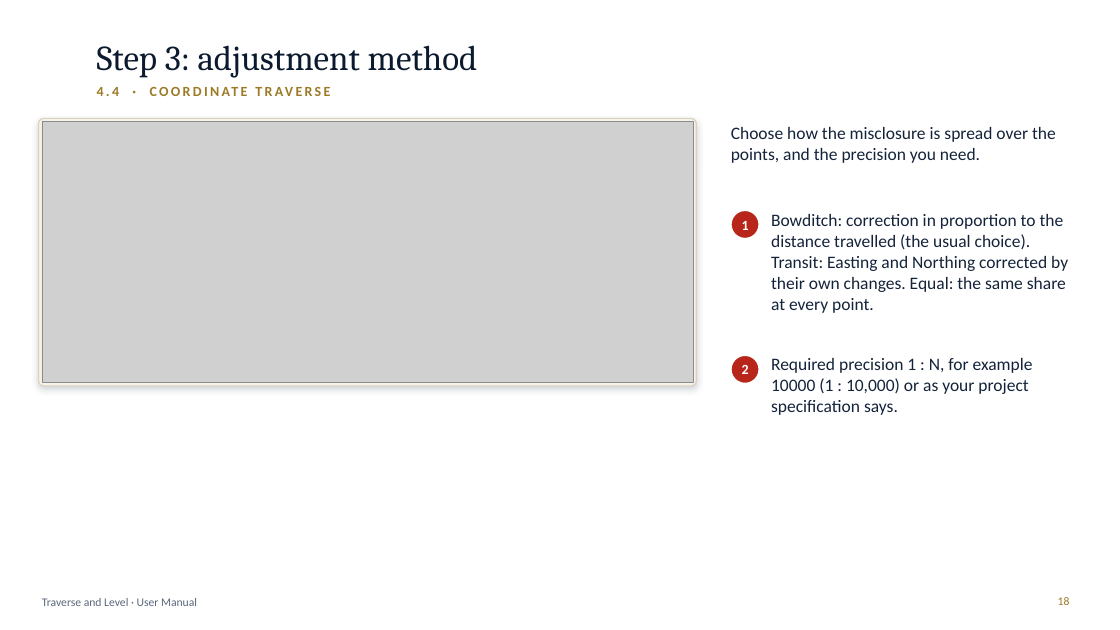
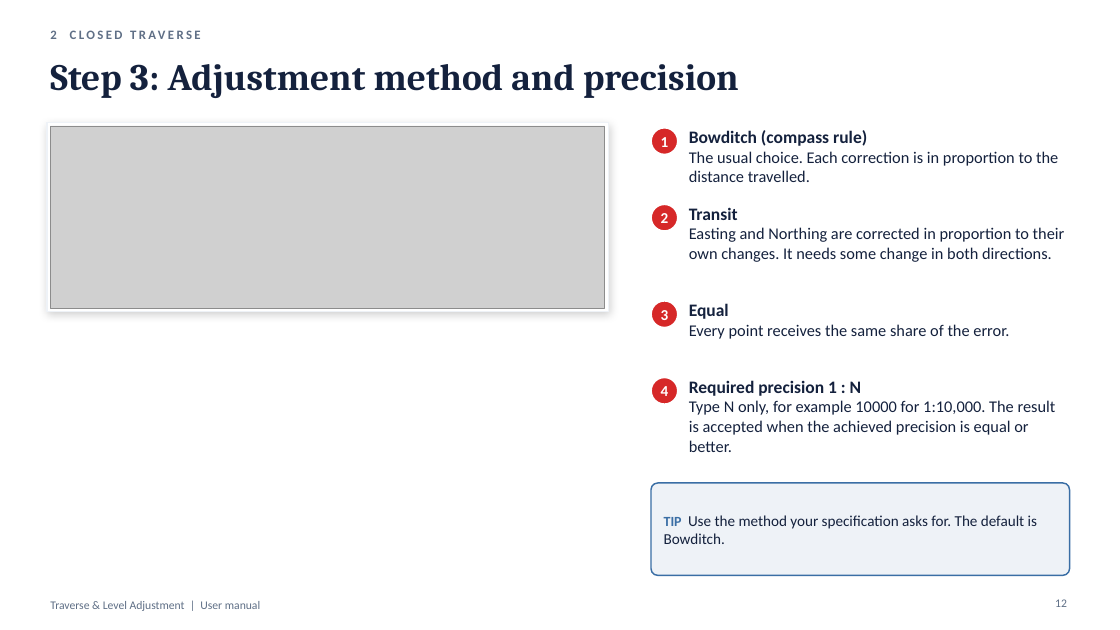
Before and after one commit to Asjad-Mehmood/KML-WEBSITE-, a slide deck: slide 12 of public/traverse/Traverse-Level-User-Manual.pptx (slide 18 before the commit). Drawn at 1120x630 pixels with LibreOffice and Linux fonts; fonts in the diff are those of the drawing; grey boxes stand for pictures; background and template pictures are left out. Boxes give left, top, right and bottom in pixels: in the first picture for what was removed or moved away, otherwise in the second. Text is boxed around its words. In the diff, an @@ line names an element or a change of style, - is before the commit and + after.

```diff
--- a/public/traverse/Traverse-Level-User-Manual.pptx
+++ b/public/traverse/Traverse-Level-User-Manual.pptx
@@ text added at (50, 30, 56, 39), 11 pt, text #5F6F86, bold @@
+2 CLOSED TRAVERSE
@@ text at (50, 64, 739, 98): text changed; size 30 to 32 pt; text colour #0B1A2E to #14213D; bold on @@
-Step 3: adjustment method
+Step 3: Adjustment method and precision
@@ text removed at (97, 87, 119, 96) @@
-4.4 · COORDINATE TRAVERSE
@@ rounded rectangle removed at (39, 118, 697, 386) @@
@@ rectangle added at (47, 123, 608, 312), fill #FFFFFF, outline #EEF2F7 1 pt @@
@@ picture: place and size @@
-picture at (42, 122, 693, 382)
+picture at (50, 126, 605, 308)
@@ text "1": place and size @@
-text "1" at (742, 221, 749, 230)
+text "1" at (661, 137, 669, 147)
@@ text "1" at (661, 137, 669, 147): size 12 to 13 pt @@
@@ ellipse added at (651, 128, 678, 155), fill #D62828, outline #FFFFFF 1.5 pt @@
@@ text added at (689, 130, 1058, 182), 14 pt, text #14213D @@
+Bowditch (compass rule)
+The usual choice. Each correction is in proportion to the distance travelled.
@@ text removed at (731, 127, 1056, 163) @@
-Choose how the misclosure is spread over the points, and the precision you need.
@@ text "2" at (661, 213, 669, 223): size 12 to 13 pt @@
@@ text "2": place and size @@
-text "2" at (742, 365, 749, 374)
+text "2" at (661, 213, 669, 223)
@@ ellipse: place and size @@
-ellipse at (731, 210, 760, 239)
+ellipse at (651, 204, 678, 231)
@@ ellipse at (651, 204, 678, 231): fill #B8261B to #D62828 @@
@@ text added at (689, 207, 1065, 262), 14 pt, text #14213D @@
+Transit
+Easting and Northing are corrected in proportion to their own changes. It needs some change in both directions.
@@ text removed at (771, 214, 1068, 313) @@
-Bowditch: correction in proportion to the distance travelled (the usual choice). Transit: Easting and Northing corrected by their own changes. Equal: the same share at every point.
@@ ellipse added at (651, 301, 678, 328), fill #D62828, outline #FFFFFF 1.5 pt @@
@@ text added at (661, 310, 669, 320), 13 pt, text #FFFFFF, bold @@
+3
@@ text added at (689, 303, 1009, 339), 14 pt, text #14213D @@
+Equal
+Every point receives the same share of the error.
@@ ellipse at (651, 377, 678, 404): fill #B8261B to #D62828 @@
@@ ellipse: place and size @@
-ellipse at (731, 355, 760, 384)
+ellipse at (651, 377, 678, 404)
@@ text added at (661, 386, 669, 396), 13 pt, text #FFFFFF, bold @@
+4
@@ text at (689, 380, 1056, 452): text changed; size 15 to 14 pt; text colour #14233A to #14213D @@
-Required precision 1 : N, for example 10000 (1 : 10,000) or as your project specification says.
+Required precision 1 : N
+Type N only, for example 10000 for 1:10,000. The result is accepted when the achieved precision is equal or better.
@@ rounded rectangle added at (651, 483, 1070, 576), fill #EEF2F7, outline #3A6EA5 1.25 pt @@
@@ text added at (664, 515, 1037, 544), 13 pt, text #14213D @@
+TIP Use the method your specification asks for. The default is Bowditch.
@@ page number added at (1055, 599, 1067, 607), 10 pt, text #5F6F86 @@
+12
@@ page number removed at (1058, 597, 1070, 605) @@
-18
@@ text at (50, 601, 260, 611): text changed; text colour #5B6779 to #5F6F86 @@
-Traverse and Level · User Manual
+Traverse & Level Adjustment | User manual
```
Also in this commit, not shown: 2 other slides changed, 29 slides added, 48 slides removed, 21 other files.
